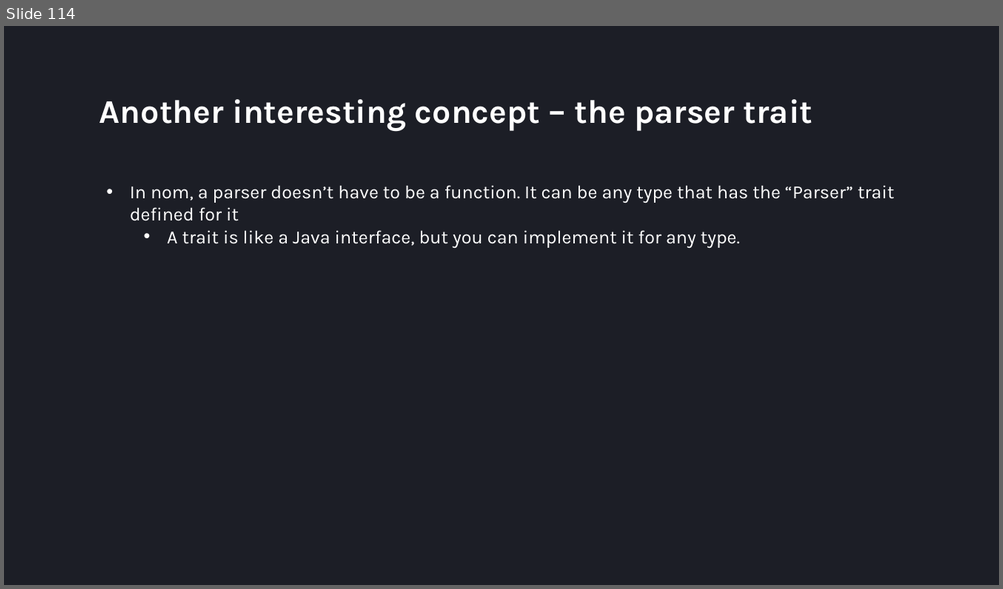
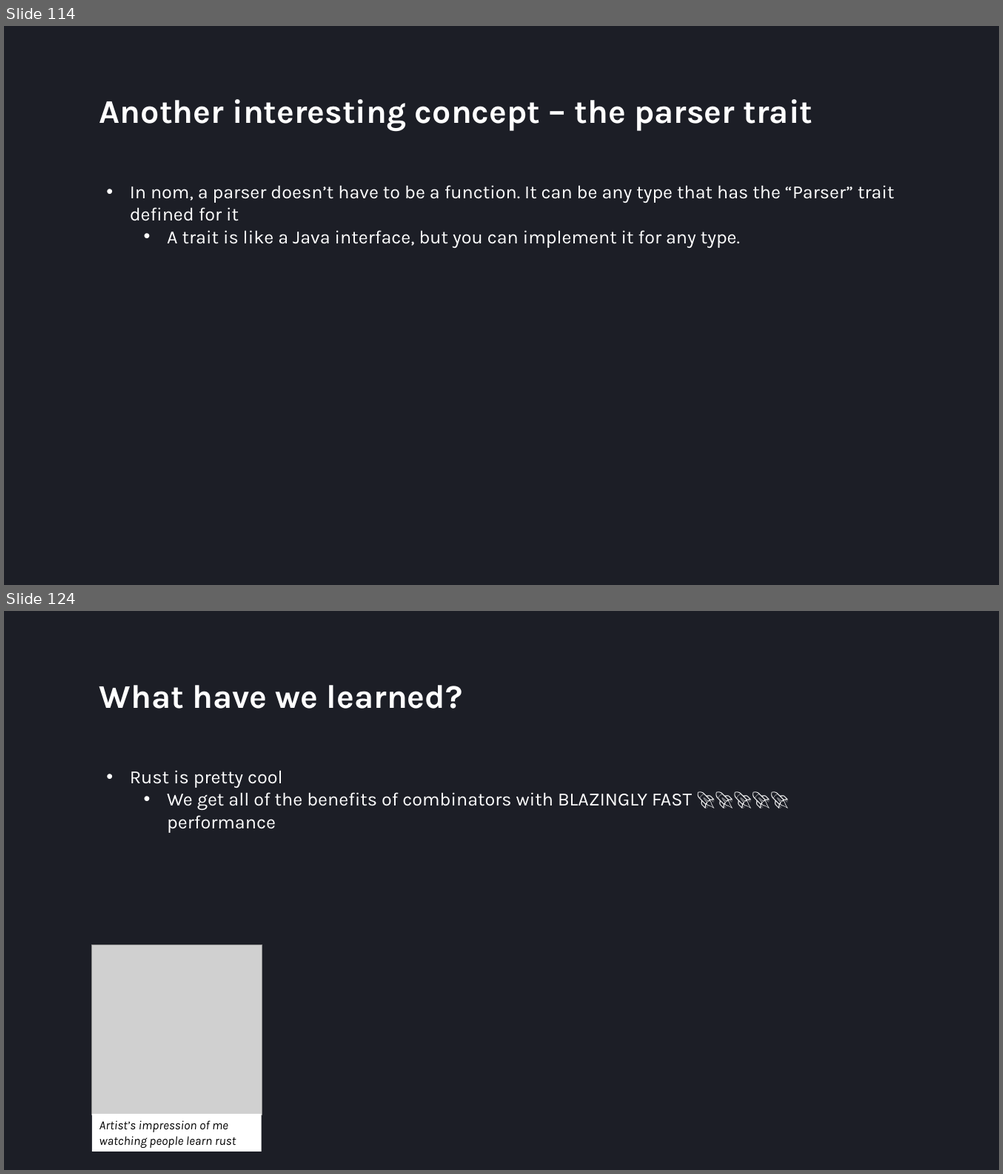
Before and after one commit to villuna/parsers-talk, a slide deck: presentation/presentation.pptx. Shown one above the other, each under a label of ours: slide 114 before the commit, slides 114 and 124 after it; the slides between them are not shown. The pictures are 1003x589 and 1003x1174 pixels, drawn with LibreOffice and Linux fonts; fonts in the diff are those of the drawing; grey boxes stand for pictures. Boxes give left, top, right and bottom in pixels: in the first picture for what was removed or moved away, otherwise in the second. Text is boxed around its words. In the diff, an @@ line names an element or a change of style, - is before the commit and + after.

```diff
--- a/presentation/presentation.pptx
+++ b/presentation/presentation.pptx
@@ slide 124 added at [4, 611, 999, 1170], background #1C1E26 @@
@@ title added at [99, 685, 463, 709], 32 pt, text #FFFFFF, bold @@
+What have we learned?
@@ text added at [130, 770, 691, 833], 18 pt, text #FFFFFF @@
+• Rust is pretty cool
+  • We get all of the benefits of combinators with BLAZINGLY FAST 🚀🚀🚀🚀🚀 performance
@@ picture added at [92, 945, 262, 1116] @@
@@ rectangle added at [92, 1115, 262, 1152], fill #FFFFFF, 12 pt, text #000000, italic @@
+Artist’s impression of me watching people learn rust
```
Also in this commit, not shown: 1 slide changed, 35 other slides added, 1 slide removed, 5 other files.
